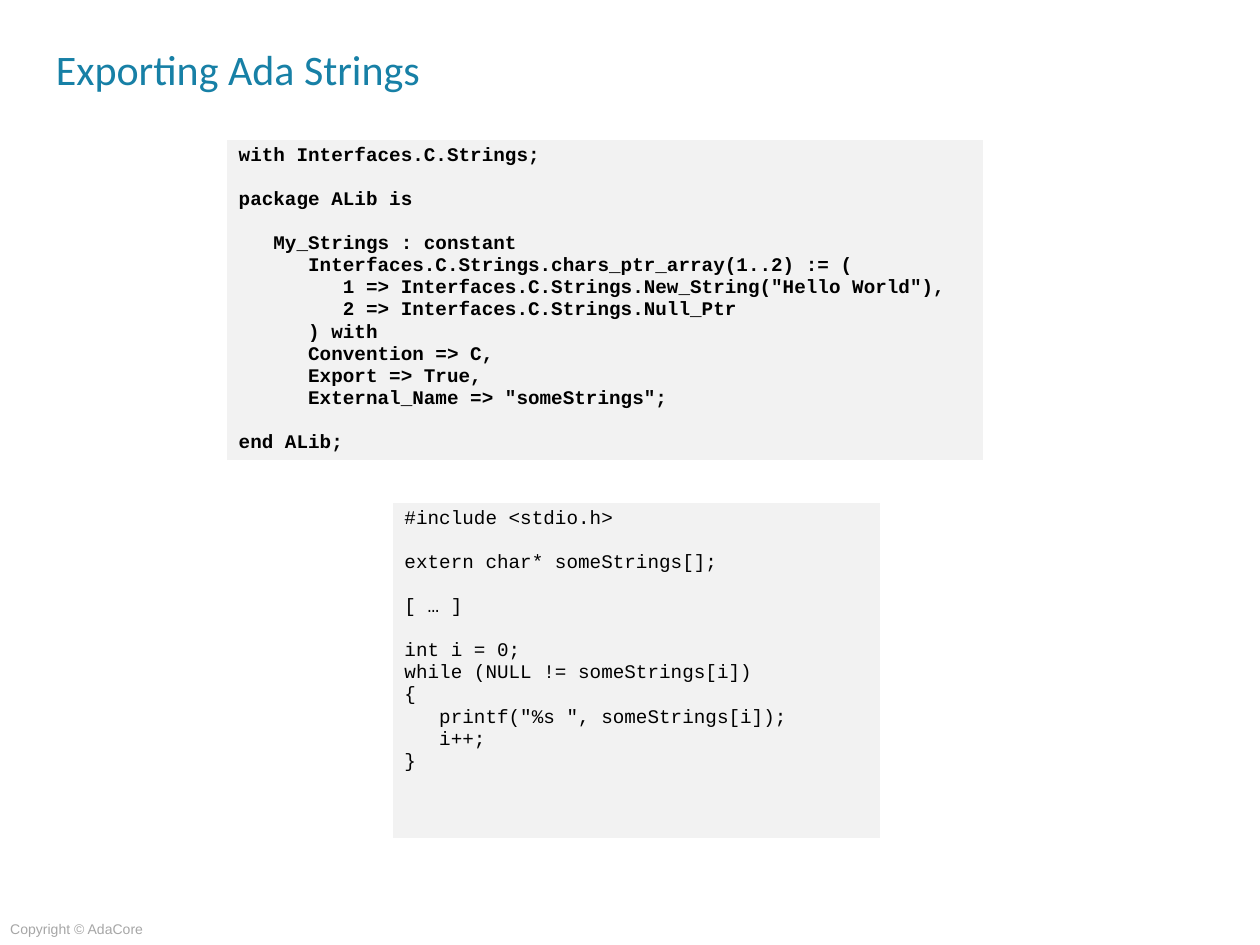
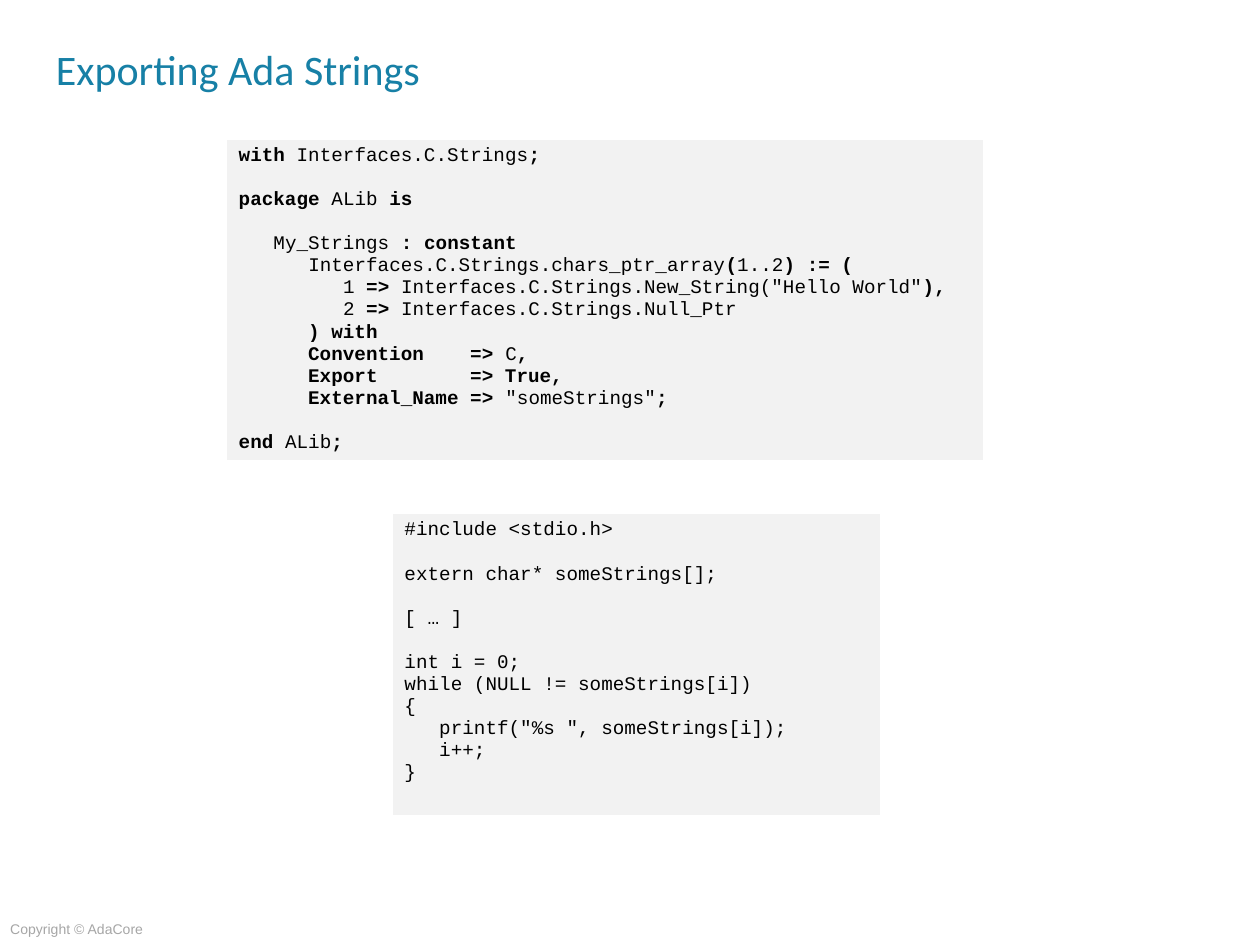
Before and after one commit to AdaCoreU/Courses, a slide deck: slide 10 of lectures/04_Mixed_Language_Programming_In_Ada/02_Ada_and_C/Slides/02_Ada_And_C.pptx (slide 9 before the commit). Drawn at 1260x945 pixels with LibreOffice and Linux fonts; fonts in the diff are those of the drawing; background and template pictures are left out. Boxes give left, top, right and bottom in pixels: in the first picture for what was removed or moved away, otherwise in the second. Text is boxed around its words. In the diff, an @@ line names an element or a change of style, - is before the commit and + after.

```diff
--- a/lectures/04_Mixed_Language_Programming_In_Ada/02_Ada_and_C/Slides/02_Ada_And_C.pptx
+++ b/lectures/04_Mixed_Language_Programming_In_Ada/02_Ada_and_C/Slides/02_Ada_And_C.pptx
@@ table at bbox=[226, 139, 983, 475] @@
@@ bold off in "Interfaces.C.Strings;", "ALib", "My_Strings", "Interfaces.C.Strings.chars_ptr_array(1..2)" and 5 more places @@
@@ table: place and size @@
-table at bbox=[392, 501, 881, 839]
+table at bbox=[392, 514, 881, 816]
```
Also in this commit, not shown: 27 other slides changed, 1 other file.
